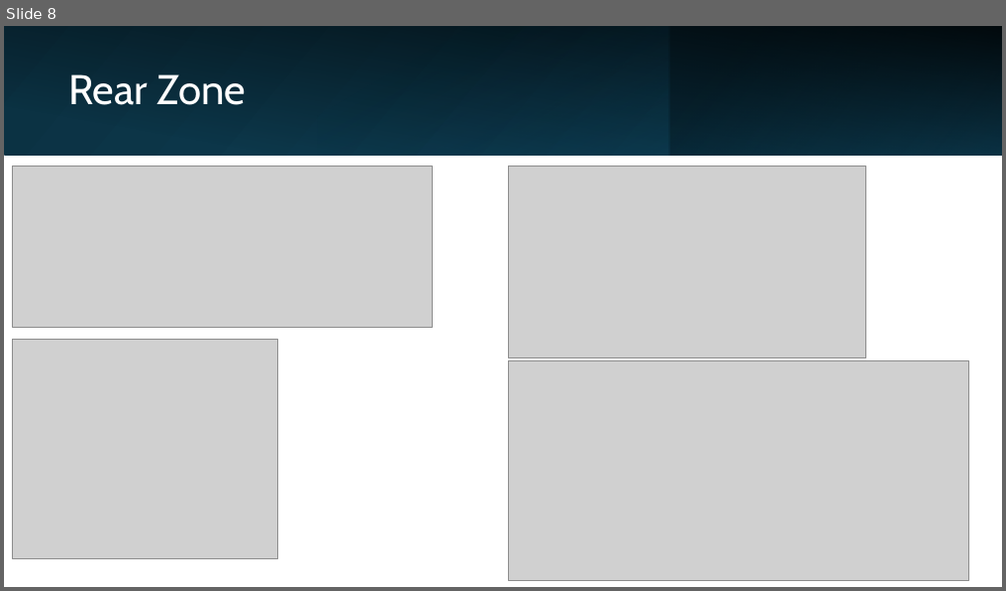
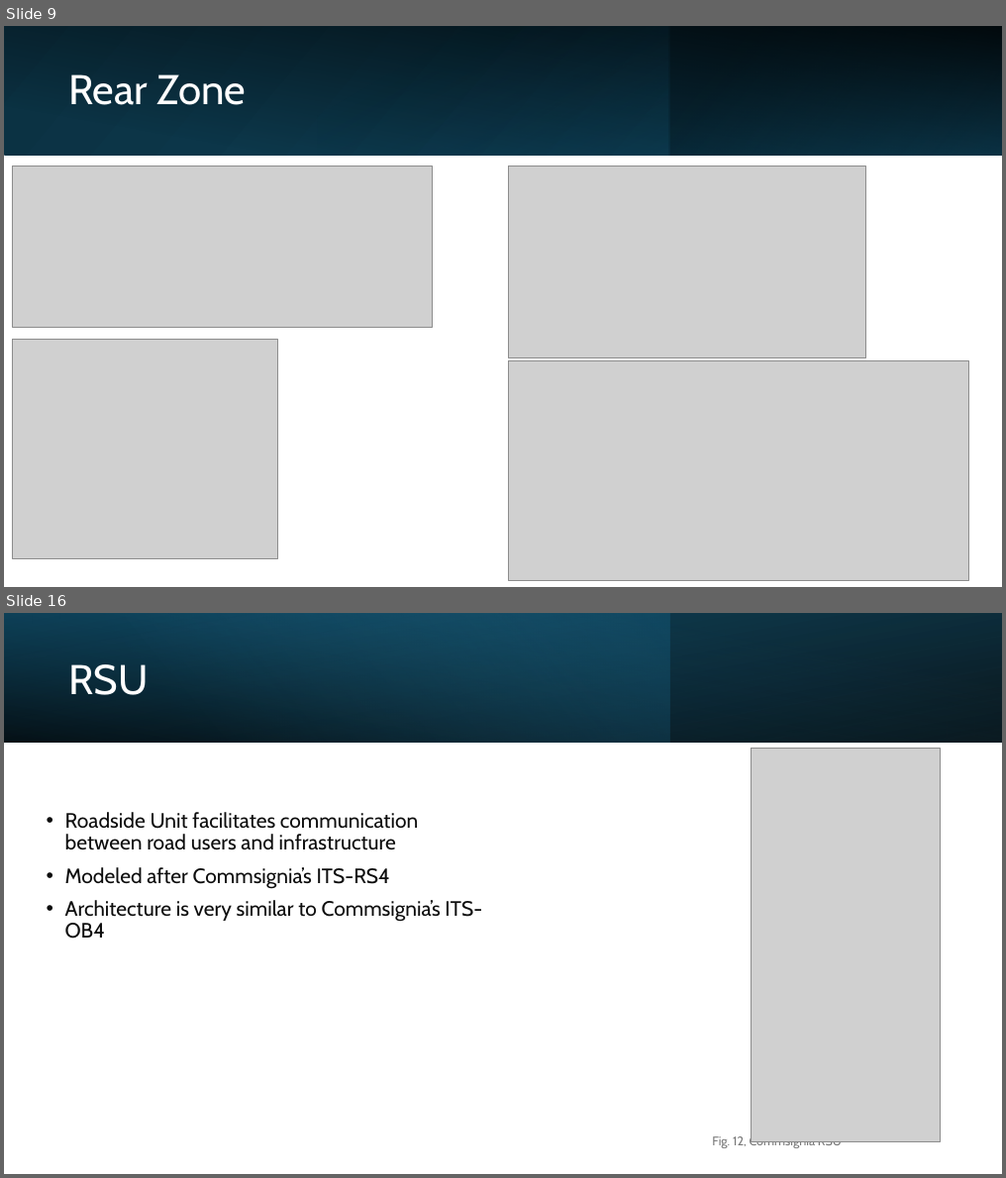
Before and after one commit to LF-RoGu/Model-Base-Systems, a slide deck: Presentation/C-ITS.pptx. Shown one above the other, each under a label of ours: slide 8 before the commit, slides 9 and 16 after it; the slides between them are not shown. The pictures are 1006x591 and 1006x1178 pixels, drawn with LibreOffice and Linux fonts; fonts in the diff are those of the drawing; grey boxes stand for pictures. Boxes give left, top, right and bottom in pixels: in the first picture for what was removed or moved away, otherwise in the second. Text is boxed around its words. In the diff, an @@ line names an element or a change of style, - is before the commit and + after.

```diff
--- a/Presentation/C-ITS.pptx
+++ b/Presentation/C-ITS.pptx
@@ slide 16 added at (x1=4, y1=613, x2=1002, y2=1174), background #FFFFFF @@
@@ rectangle added at (x1=4, y1=613, x2=1002, y2=742), fill gradient #000000 to #104862 @@
@@ rectangle added at (x1=4, y1=613, x2=669, y2=742), fill gradient #156082 to #46B1E1 @@
@@ rectangle added at (x1=4, y1=613, x2=1002, y2=742), fill gradient #000000 to #156082 @@
@@ title added at (x1=68, y1=664, x2=148, y2=695), 40 pt, text #FFFFFF @@
+RSU
@@ picture added at (x1=751, y1=749, x2=941, y2=1143) @@
@@ text added at (x1=65, y1=812, x2=482, y2=939), 20 pt, text #0D0D0D @@
+• Roadside Unit facilitates communication between road users and infrastructure
+• Modeled after Commsignia’s ITS-RS4
+• Architecture is very similar to Commsignia’s ITS-OB4
@@ text added at (x1=712, y1=1136, x2=842, y2=1150), 12 pt, text #797979 @@
+Fig. 12, Commsignia RSU
@@ what was slide 8 is now slide 9 @@
```
Also in this commit, not shown: 6 slides changed, 9 other slides added, 4 slides removed.
